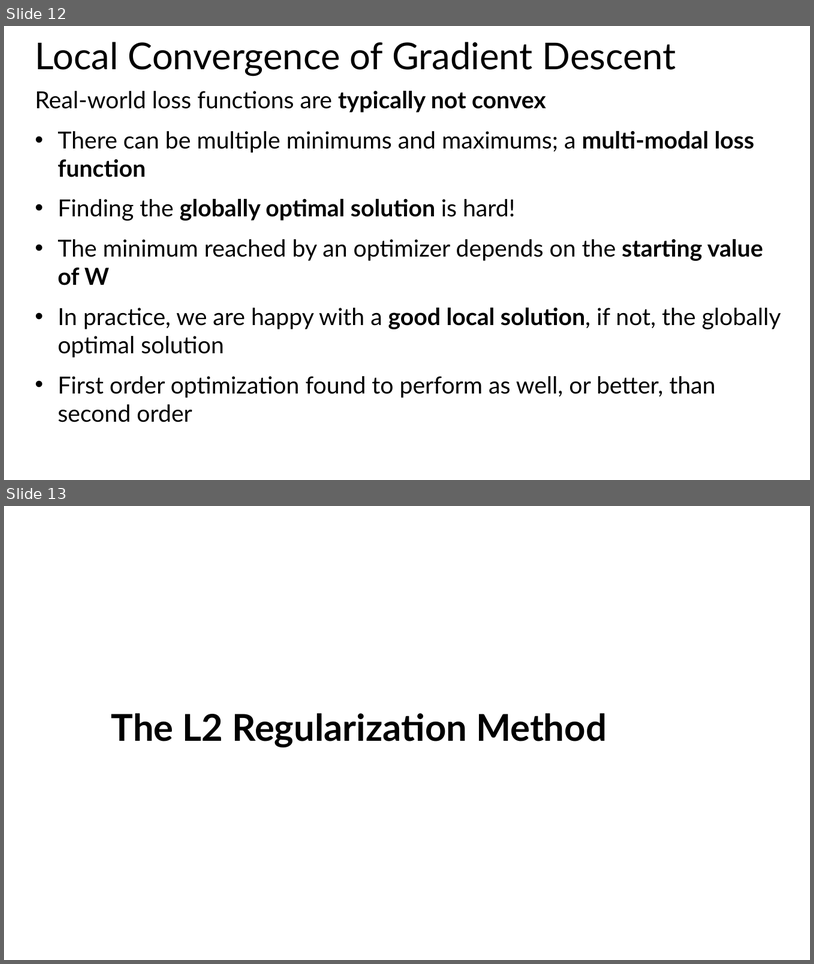
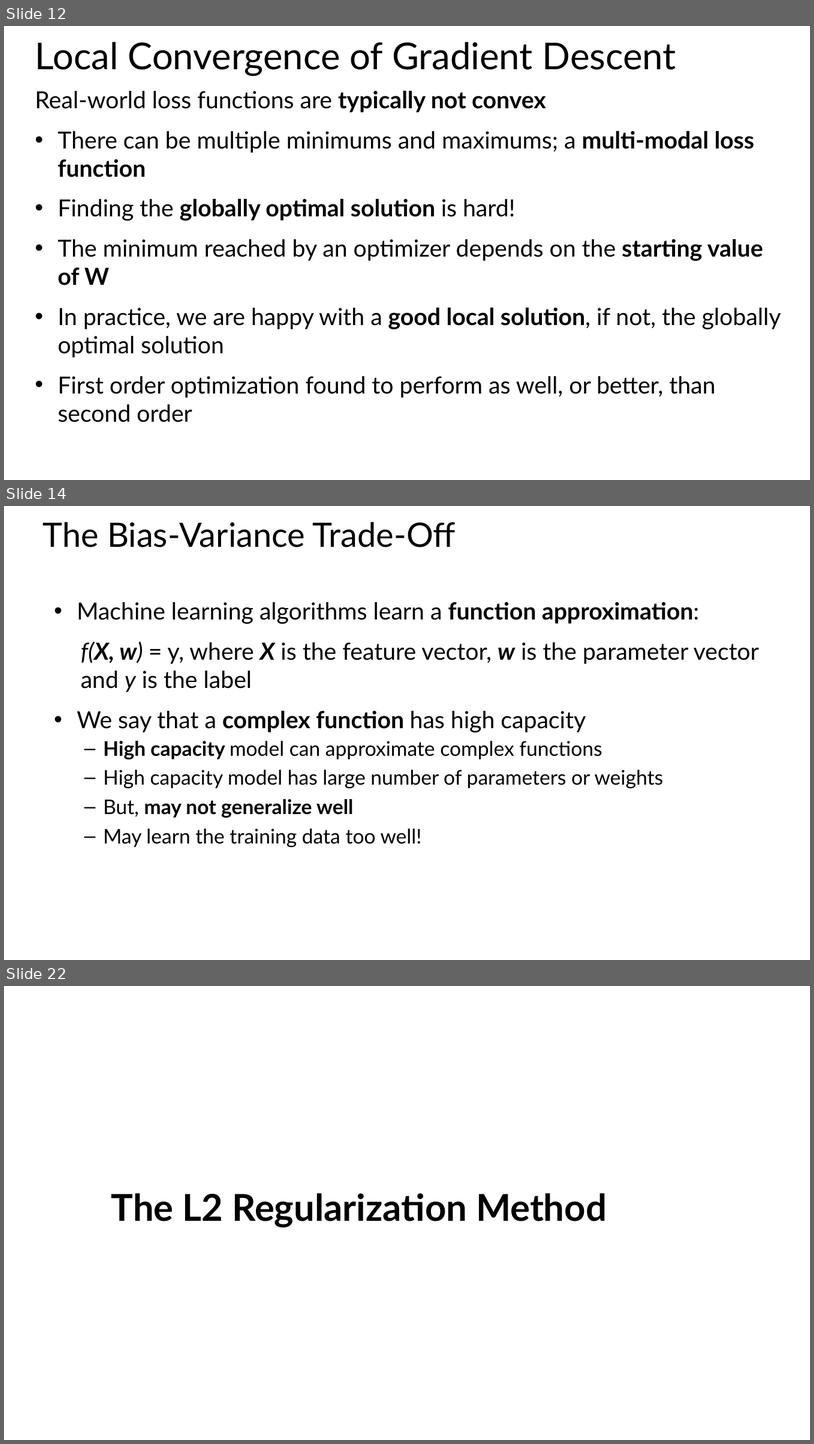
Before and after one commit to StephenElston/MachineLearning530, a slide deck: Lesson4/4_OptimizationRegularization.pptx. Shown one above the other, each under a label of ours: slides 12 and 13 before the commit, slides 12, 14 and 22 after it; the slides between them are not shown. The pictures are 814x964 and 814x1444 pixels, drawn with LibreOffice and Linux fonts; fonts in the diff are those of the drawing. Boxes give left, top, right and bottom in pixels: in the first picture for what was removed or moved away, otherwise in the second. Text is boxed around its words. In the diff, an @@ line names an element or a change of style, - is before the commit and + after.

```diff
--- a/Lesson4/4_OptimizationRegularization.pptx
+++ b/Lesson4/4_OptimizationRegularization.pptx
@@ slide 14 added at (x1=4, y1=506, x2=810, y2=960), background #FFFFFF @@
@@ title added at (x1=43, y1=522, x2=456, y2=547), 40 pt, text #000000 @@
+The Bias-Variance Trade-Off
@@ text added at (x1=77, y1=602, x2=759, y2=847), 28 pt, text #000000 @@
+• Machine learning algorithms learn a function approximation:
+f(X, w) = y, where X is the feature vector, w is the parameter vector and y is the label
+• We say that a complex function has high capacity
+  – High capacity model can approximate complex functions
+  – High capacity model has large number of parameters or weights
+  – But, may not generalize well
+  – May learn the training data too well!
@@ what was slide 13 is now slide 22 @@
```
Also in this commit, not shown: 9 other slides added.
